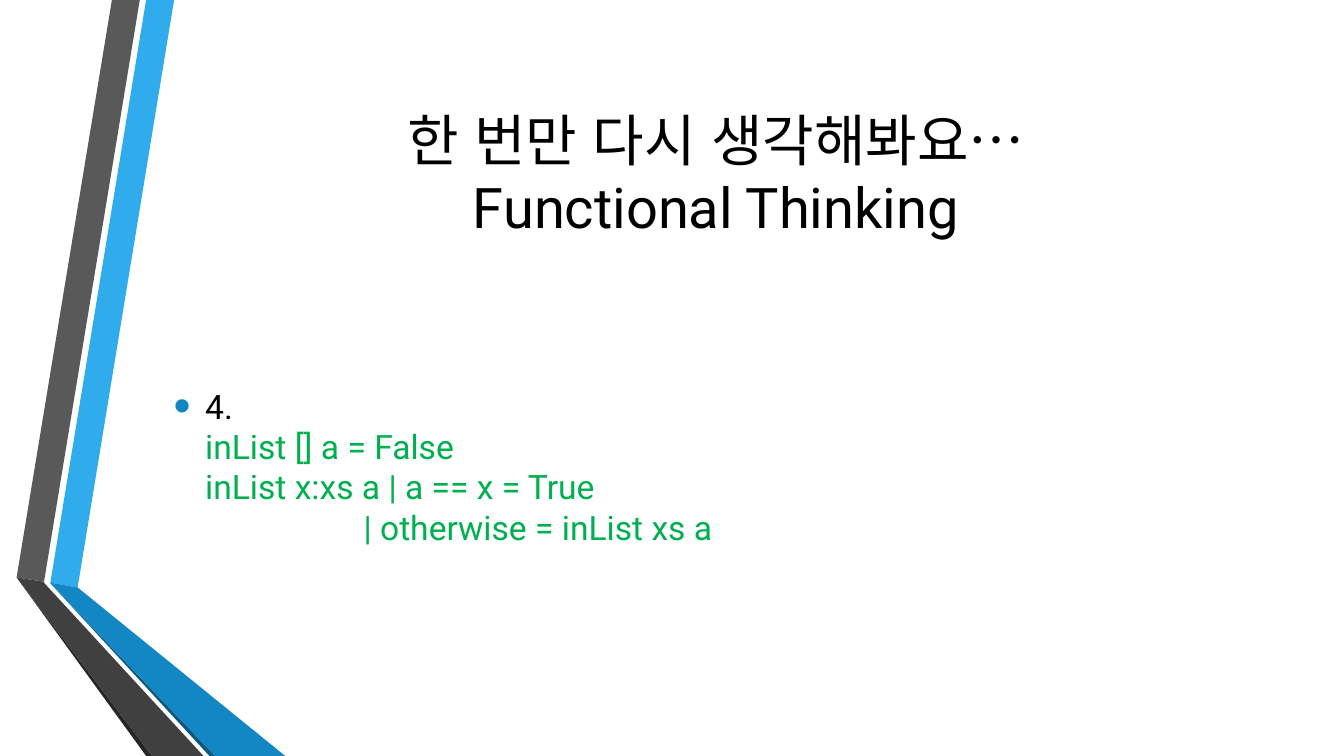
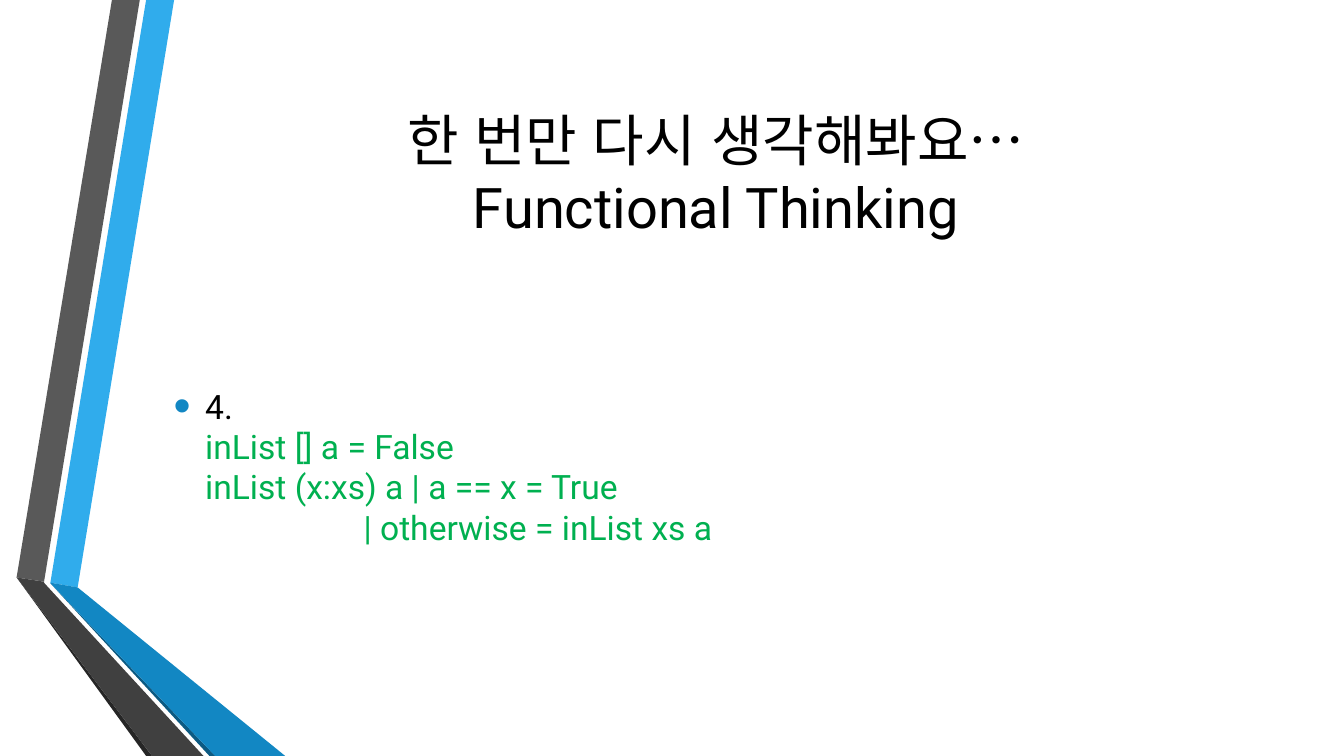
Before and after one commit to Ailrun/HaskellTutorial, a slide deck: slide 47 of Haskell02.pptx. Drawn at 1344x756 pixels with LibreOffice and Linux fonts; fonts in the diff are those of the drawing; background and template pictures are left out. Boxes give left, top, right and bottom in pixels: in the first picture for what was removed or moved away, otherwise in the second. Text is boxed around its words. In the diff, an @@ line names an element or a change of style, - is before the commit and + after.

```diff
--- a/Haskell02.pptx
+++ b/Haskell02.pptx
@@ text at [205, 395, 712, 541]: text changed @@
-• 4.
-  inList [] a = False
-  inList x:xs a | a == x = True
-  | otherwise = inList xs a
+• 4.
+  inList [] a = False
+  inList (x:xs) a | a == x = True
+  | otherwise = inList xs a
```
Also in this commit, not shown: 5 other slides changed, 6 other files.
